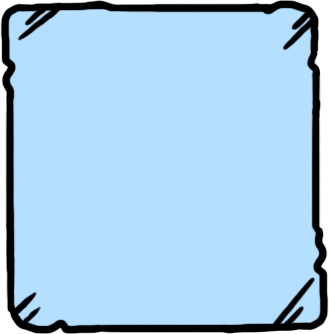
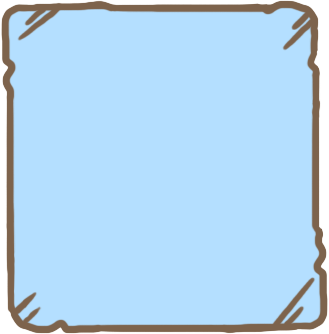
Before/after of a w=329, h=334 layered artwork. What changed in the layer stack:
added layer "图层 12" above "组 1" over [1, 0, 328, 334]
added group "组 1" with 10 layers above "组 2" over [0, 0, 329, 334]
added layer "图层 3" in group "组 1" over [1, 0, 114, 112]
added layer "图层 4" in group "组 1" over [114, 3, 220, 13]
added layer "图层 5" in group "组 1" over [220, 0, 321, 112]
added layer "图层 6" in group "组 1" over [5, 112, 15, 223]
added layer "图层 8" in group "组 1" over [311, 112, 320, 223]
added layer "图层 9" in group "组 1" over [5, 223, 114, 334]
added layer "图层 10" in group "组 1" over [114, 324, 221, 333]
added layer "图层 11" in group "组 1" over [221, 223, 328, 334]
moved "1" into group "组 2" over [0, 0, 114, 112]
moved "2" into group "组 2" over [114, 3, 220, 13]
moved "3" into group "组 2" over [220, 0, 321, 112]
moved "4" into group "组 2" over [5, 112, 15, 223]
moved "6" into group "组 2" over [311, 112, 321, 223]
moved "7" into group "组 2" over [5, 223, 114, 334]
moved "8" into group "组 2" over [114, 324, 221, 333]
moved "9" into group "组 2" over [221, 223, 329, 334]
hid "十字路口" over [0, 0, 329, 334]
